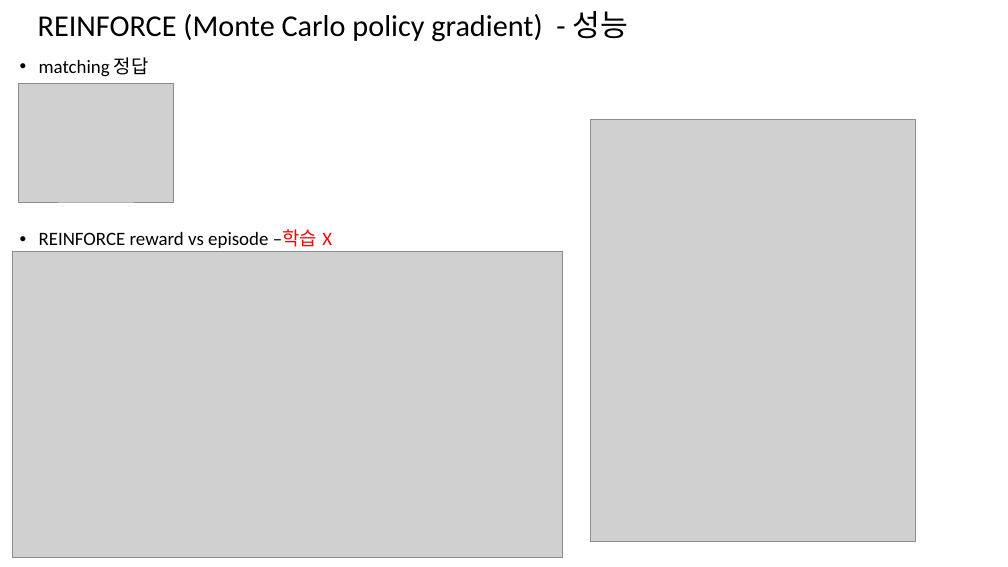
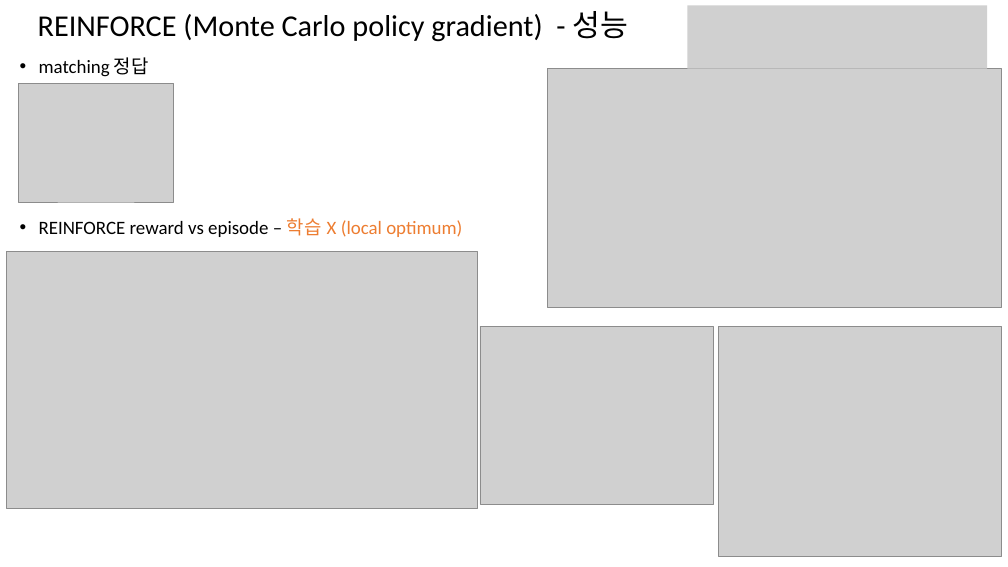
Before and after one commit to ihatesummer/bipartite_maxsum, a slide deck: slide 10 of memo.pptx. Drawn at 1008x567 pixels with LibreOffice and Linux fonts; fonts in the diff are those of the drawing; grey boxes stand for pictures. Boxes give left, top, right and bottom in pixels: in the first picture for what was removed or moved away, otherwise in the second. Text is boxed around its words. In the diff, an @@ line names an element or a change of style, - is before the commit and + after.

```diff
--- a/memo.pptx
+++ b/memo.pptx
@@ picture added at [687,5,987,69] @@
@@ picture added at [547,69,1002,308] @@
@@ text at [39,218,462,237]: text changed @@
-• REINFORCE reward vs episode –학습 X
+• REINFORCE reward vs episode – 학습 X (local optimum)
@@ picture: place and size @@
-picture at [12,252,563,558]
+picture at [6,252,477,509]
@@ picture: place and size @@
-picture at [591,119,915,541]
+picture at [480,326,713,504]
@@ picture added at [719,326,1002,556] @@
```
Also in this commit, not shown: 3 other slides changed, 1 slide added, 2 other files.
